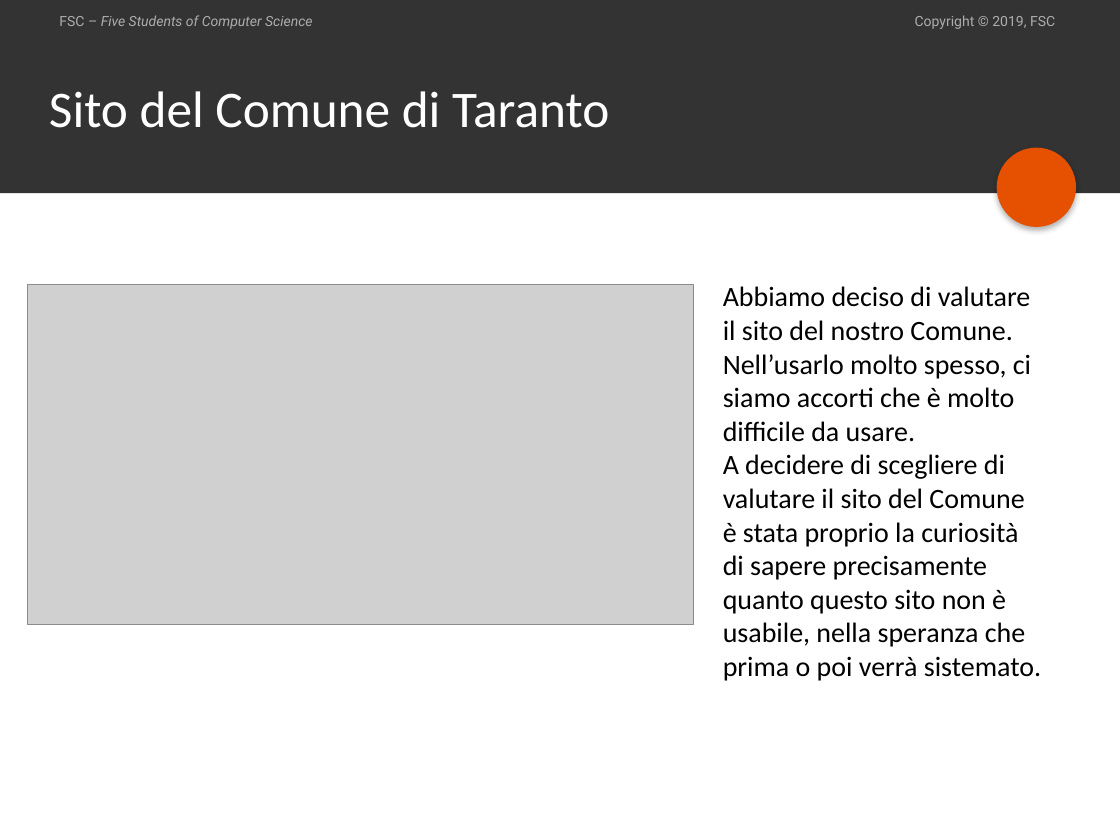
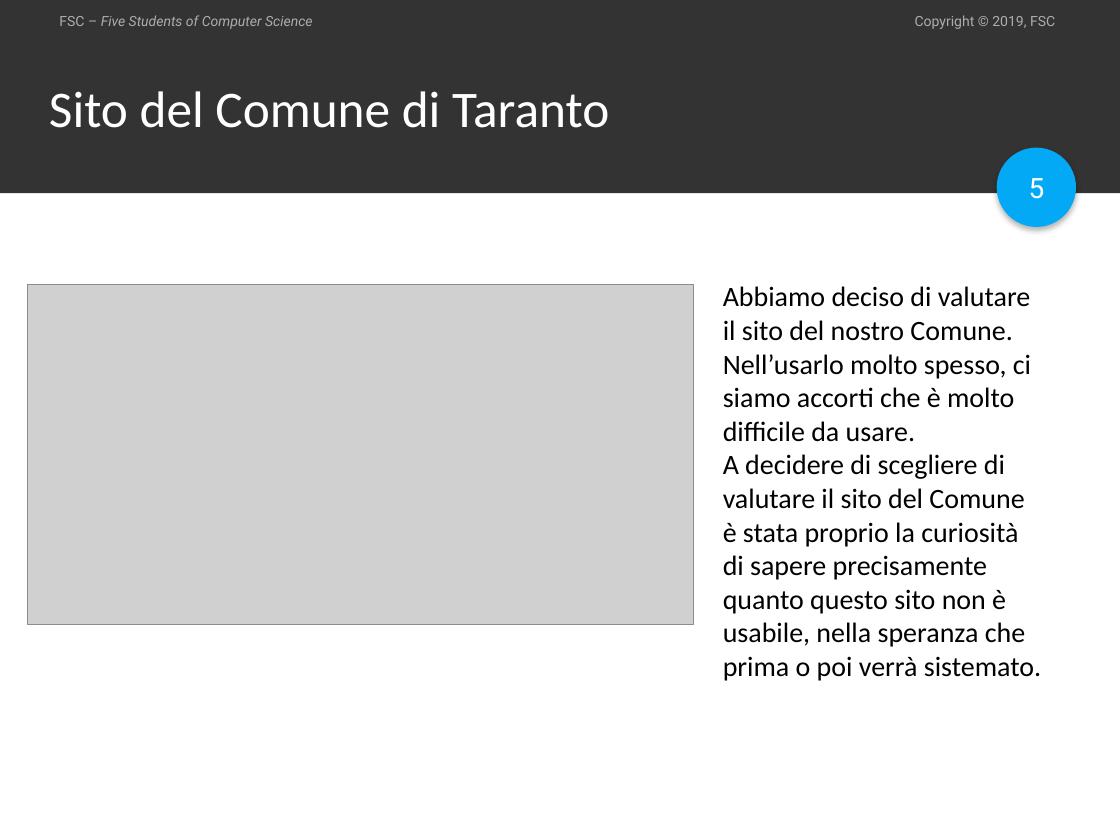
Before and after one commit to espositoandrea/ReportIUM, a slide deck: slide 5 of Presentazione/Presentazione IUM.pptx. Drawn at 1120x840 pixels with LibreOffice and Linux fonts; fonts in the diff are those of the drawing; grey boxes stand for pictures. Boxes give left, top, right and bottom in pixels: in the first picture for what was removed or moved away, otherwise in the second. Text is boxed around its words. In the diff, an @@ line names an element or a change of style, - is before the commit and + after.

```diff
--- a/Presentazione/Presentazione IUM.pptx
+++ b/Presentazione/Presentazione IUM.pptx
@@ ellipse at <box>997,148,1076,227</box>: fill #E55100 to #03A9F4 @@
@@ page number added at <box>1029,178,1045,199</box>, 18 pt, text #FFFFFF @@
+5
```
Also in this commit, not shown: 14 other slides changed.
